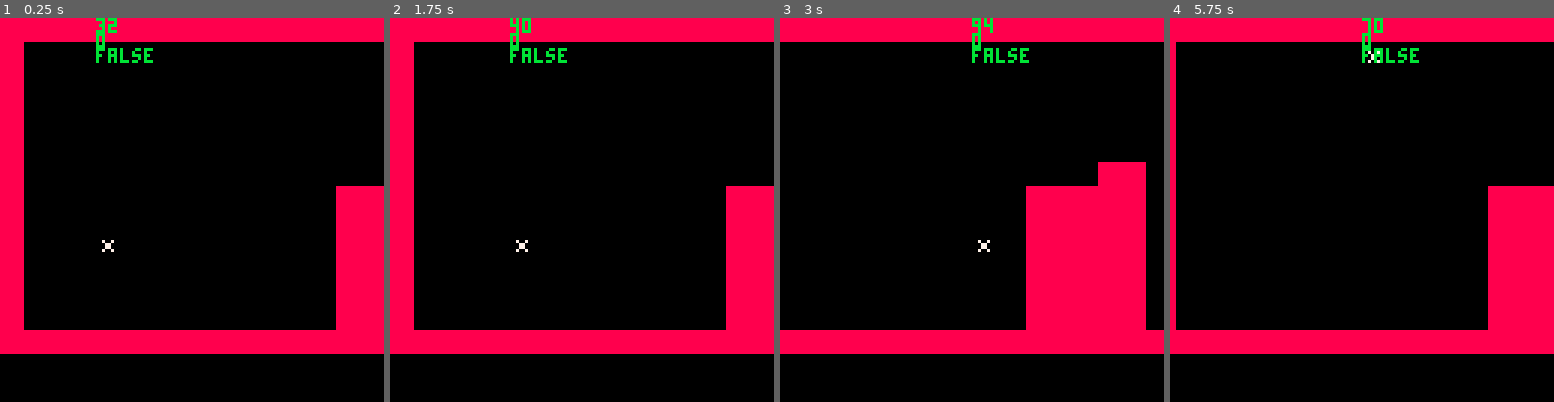
Above: before the commit, frames 1-4 (left to right).
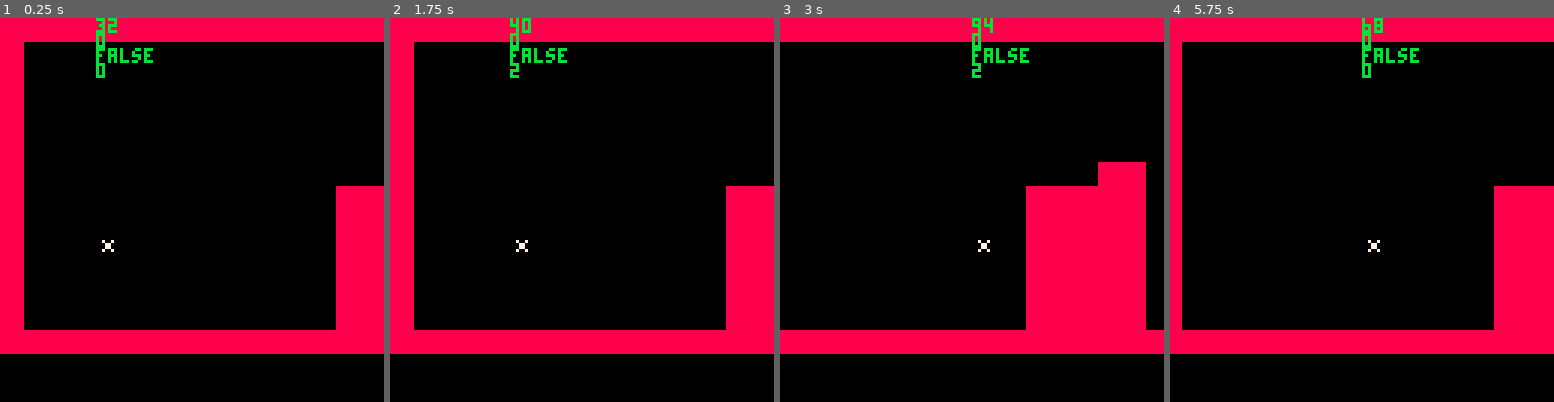
Above: after the commit, the same moments.

Repository: pratik2709/anotherPlatformer
Game: PICO-8 cartridge player.p8
The game is run twice, just before and just after one commit, with the same random seed, the same clock (stepped at 60 frames per second) and the same inputs.
Inputs:
- Up to frame 1 (0.25 s): no input
- Up to frame 2 (1.75 s): tap O (Z key) at 0.7, 1.7 s; hold Right from 1.6 s (still down)
- Up to frame 3 (3 s): release Right at 2.1 s; tap O (Z key) at 2.1, 2.5, 2.9 s; hold Right from 2.47 s (still down)
- Up to frame 4 (5.75 s): release Right at 3.03 s; hold Left 3.08-3.58 s; tap O (Z key) every 0.4 s from 3.3 to 5.7 s; hold Right 4.02-4.68 s; hold Left 5.08-5.68 s

The runs differ from the first frame. In frame 1, less than 0.1% of the frame differs, in the area x 25-28%, y 11-16%; in frame 2, less than 0.1%; in frame 3, less than 0.1%; in frame 4, 2.0%, in the area x 1-85%, y 0-82%.

Commit message:
interaction of the actor with the wall

Diff:
--- a/player.p8
+++ b/player.p8
@@ -15,6 +15,7 @@
   ,5,11)
  print(fget(mget((player1.x+xoffset)/8,(player1.y+7)/8),0)
   ,player1:getx(),10,11)
+ print(player1.dx,player1:getx(),15,11)
 end
 
 function cam:new(mapwidth)
@@ -80,11 +81,18 @@
 
 --collision code
 function checkwallcollision(actor)
- -- do something
+-- xoffset
+-- seems to be needed to determine left or right side
  local xoffset=0
+ if actor.dx > 0 then
+  xoffset = 7
+ end
+
+ -- rightmost part of the sprite
  local vector1 = mget((actor.x+xoffset)/8,(actor.y+7)/8)
-
- if fget(vector1,0) then
+ local vector2 = mget((actor.x+xoffset)/8, (actor.y)/8)
+
+ if fget(vector1,0) or fget(vector2,0) then
   actor.x=actor.startx
  end
 
@@ -104,7 +112,7 @@
   --look for a floor
   if fget(vertex1,0) or fget(vertex2,0) then
   -- place the actor on top of the tile
-  -- why multiply by 8 ??
+  -- todo: why multiply by 8 ??
   actor.y = flr((actor.y)/8)
   --halt velocity
   actor.dy=0
